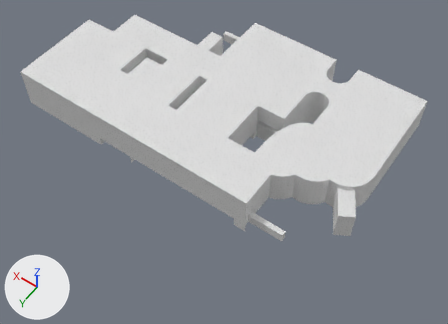
Before and after pictures for a commit that changed the FBX model Models/Levels/Level2.fbx.
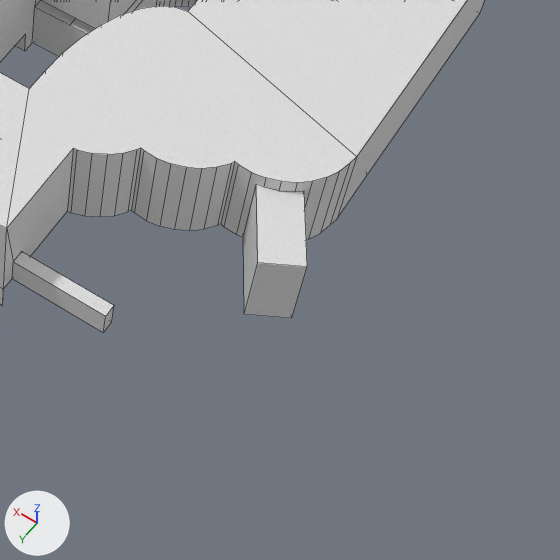
Each version appears first whole from a 50 mm camera at (-36.4, 75.5, 96.3) aimed at (7.8, 13.6, -0.9), and next in a close-up on the part from 55% to 100% of the width and 37% to 100% of the height. Lighting does not change. The marker at lower left points along +X, +Y and +Z. The close-ups show mesh edges as thin lines. Where no turn or scale is listed for an object, it has been applied to the vertices. Vertices at the same position are counted once.
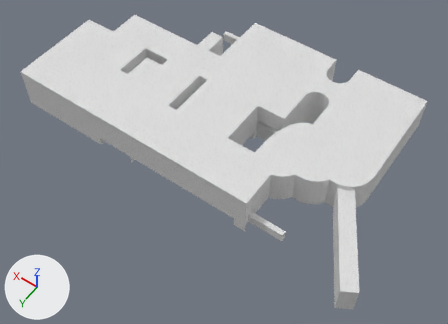
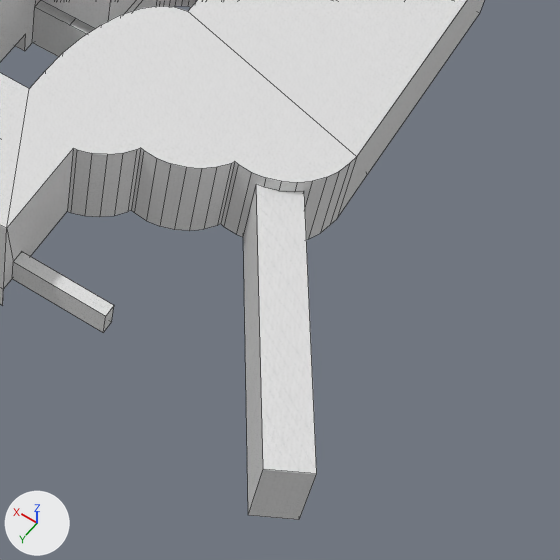
Commit message: level work

What differs and where, as boxes (x1, y1, x2, y2) in the close-ups (560 x 560 px; the box of a moved part takes in the faces that stretch with it):
'Plane', reshaped: before (0, 0, 484, 332); after (0, 0, 484, 520)
part 1 of me_plane_001, moved or reshaped: before (243, 184, 307, 318); after (243, 184, 317, 520)

Edits to the bpy script that builds the scene:
```text
Change me_plane_001:
    where me_plane_001.from_pydata(...)  # 422 vertices, 219 faces; spans x -21.2..50.0, y -15.0..25.0, z 0.0..9.0
    used by ob_plane; location = (0.0, 0.0, 0.0)
    before: 381 (-21.2, 16.1, 2.0) at pixel (291, 318), 382 (-21.2, 16.1, 8.0) at pixel (307, 266), 384 (-18.6, 17.6, 2.0) at pixel (244, 314), 385 (-18.6, 17.6, 8.0) at pixel (257, 262)
    me_plane_001 part 1
    add for i in [381, 382, 384, 385]: me_plane_001.vertices[i].co += Vector((-7.0, 12.0, 0.0))
```
